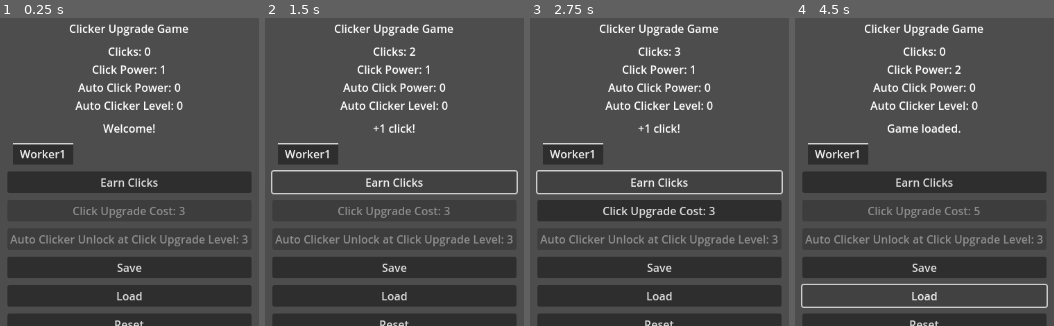
Above: before the commit, frames 1-4 (left to right).
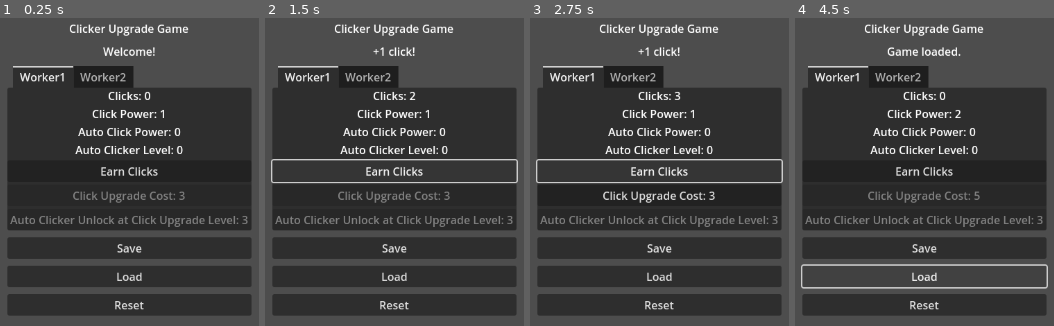
Above: after the commit, the same moments.

Repository: fehudma/godot_projects
Game: Godot game, scene res://Scenes/main.tscn
The game is run twice, just before and just after one commit, with the same random seed, the same clock (stepped at 60 frames per second) and the same inputs.
Inputs:
- Up to frame 1 (0.25 s): no input
- Up to frame 2 (1.5 s): click "Earn Clicks" at 0.5 s; click "Earn Clicks" at 1.25 s
- Up to frame 3 (2.75 s): click "Earn Clicks" at 2 s
- Up to frame 4 (4.5 s): click "Click Upgrade Cost: 3" at 2.75 s; click "Save" at 3.5 s; click "Load" at 4.25 s

The runs differ from the first frame. In frame 1, 48% of the frame differs, in the area x 2-97%, y 9-100%; in frame 2, 48%; in frame 3, 48%, in the area x 2-98%, y 9-100%; in frame 4, 45%.

Commit message:
added Worker2 to TabContainer

Diff:
--- a/Scenes/main.tscn
+++ b/Scenes/main.tscn
@@ -28,11 +28,6 @@
 text = "Clicker Upgrade Game"
 horizontal_alignment = 1
 
-[node name="StatsLabel" type="Label" parent="VBoxContainer"]
-layout_mode = 2
-text = "Clicks: 0"
-horizontal_alignment = 1
-
 [node name="MessageLabel" type="Label" parent="VBoxContainer"]
 layout_mode = 2
 text = "Welcome!"
@@ -46,17 +41,27 @@
 layout_mode = 2
 metadata/_tab_index = 0
 
-[node name="ClickButton" type="Button" parent="VBoxContainer"]
+[node name="StatsLabel" type="Label" parent="VBoxContainer/TabContainer/Worker1"]
+layout_mode = 2
+text = "Clicks: 0"
+horizontal_alignment = 1
+
+[node name="ClickButton" type="Button" parent="VBoxContainer/TabContainer/Worker1"]
 layout_mode = 2
 text = "Earn Clicks"
 
-[node name="UpgradeButton" type="Button" parent="VBoxContainer"]
+[node name="UpgradeButton" type="Button" parent="VBoxContainer/TabContainer/Worker1"]
 layout_mode = 2
 text = "Upgrade"
 
-[node name="AutoClickerButton" type="Button" parent="VBoxContainer"]
+[node name="AutoClickerButton" type="Button" parent="VBoxContainer/TabContainer/Worker1"]
 layout_mode = 2
 text = "Buy Auto Clicker"
+
+[node name="Worker2" type="VBoxContainer" parent="VBoxContainer/TabContainer"]
+visible = false
+layout_mode = 2
+metadata/_tab_index = 1
 
 [node name="SaveButton" type="Button" parent="VBoxContainer"]
 layout_mode = 2
@@ -72,7 +77,7 @@
 
 [node name="PassiveIncomeTimer" type="Timer" parent="."]
 
-[connection signal="pressed" from="VBoxContainer/AutoClickerButton" to="." method="_on_auto_clicker_button_pressed"]
+[connection signal="pressed" from="VBoxContainer/TabContainer/Worker1/AutoClickerButton" to="." method="_on_auto_clicker_button_pressed"]
 [connection signal="pressed" from="VBoxContainer/SaveButton" to="." method="_on_save_button_pressed"]
 [connection signal="pressed" from="VBoxContainer/LoadButton" to="." method="_on_load_button_pressed"]
 [connection signal="pressed" from="VBoxContainer/ResetButton" to="." method="_on_reset_button_pressed"]
--- a/Scripts/main.gd
+++ b/Scripts/main.gd
@@ -40,17 +40,15 @@
 var load_button_tween: Tween
 var reset_button_tween: Tween
 #========================================
-@onready var stats_label: Label = $VBoxContainer/StatsLabel
+@onready var stats_label: Label = $VBoxContainer/TabContainer/Worker1/StatsLabel
 @onready var message_label: Label = $VBoxContainer/MessageLabel
-@onready var click_button: Button = $VBoxContainer/ClickButton
-@onready var upgrade_button: Button = $VBoxContainer/UpgradeButton
-@onready var auto_clicker_button: Button = $VBoxContainer/AutoClickerButton
+@onready var click_button: Button = $VBoxContainer/TabContainer/Worker1/ClickButton
+@onready var upgrade_button: Button = $VBoxContainer/TabContainer/Worker1/UpgradeButton
+@onready var auto_clicker_button: Button = $VBoxContainer/TabContainer/Worker1/AutoClickerButton
 @onready var save_button: Button = $VBoxContainer/SaveButton
 @onready var load_button: Button = $VBoxContainer/LoadButton
 @onready var reset_button: Button = $VBoxContainer/ResetButton
 @onready var passive_income_timer: Timer = $PassiveIncomeTimer
-
-
 #========================================
 func update_ui() -> void:
 	update_stats_label()
